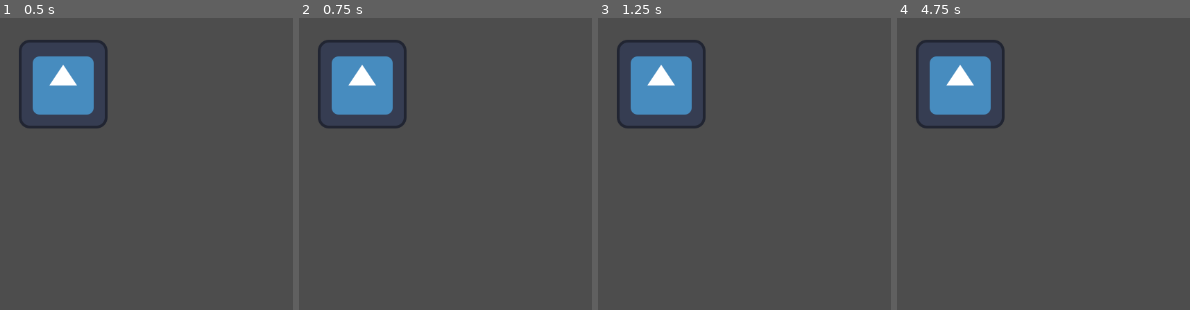
Above: before the commit, frames 1-4 (left to right).
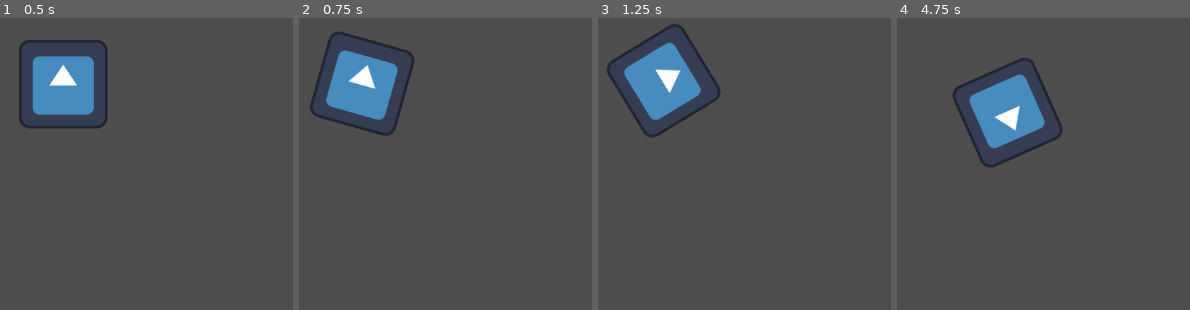
Above: after the commit, the same moments.

Repository: alifeee/space-pirates
Game: Godot game, scene res://NodeScenes/AstroidsTest.tscn
Same seed, same stepped clock (60 frames per second), same inputs: the game is played once before the commit and once after it. The engine's default icon, where the game draws it, is replaced by a stand-in: a white triangle on a blue panel in a dark square.
Inputs (mouse positions are in pixels of both pictures, inside the frame that each line leads up to):
- Up to frame 1 (0.5 s): no input
- Up to frame 2 (0.75 s): tap Enter at 0.5 s; move the mouse to (536, 61) at 0.52 s; hold Right (right, bound only after the commit) from 0.53 s (still down); hold Space (switch_player_control) from 0.53 s (still down); click (536, 61) at 0.67 s
- Up to frame 3 (1.25 s): keep holding Right (right, bound only after the commit); keep holding Space (switch_player_control)
- Up to frame 4 (4.75 s): move the mouse to (outside the picture) at 1.27 s; release Space (switch_player_control) at 1.28 s; tap Space (switch_player_control) at 1.35, 2.85, 4.35 s; move the mouse to (outside the picture) at 2.02 s; release Right (right, bound only after the commit) at 2.03 s; hold Left (left, bound only after the commit) 2.03-2.78 s; hold Space (switch_player_control) 2.03-2.78 s; move the mouse to (920, 175) at 2.77 s; hold Right (right, bound only after the commit) 2.78-4.28 s; click (920, 175) at 2.92 s; move the mouse to (outside the picture) at 3.52 s; hold Space (switch_player_control) 3.53-4.28 s; move the mouse to (outside the picture) at 4.27 s; hold Left (left, bound only after the commit) from 4.28 s (still down)

Frame 1 is identical in both runs. In frame 2, 2.8% of the frame differs, in the area x 3-40%, y 4-41%; in frame 3, 3.7%; in frame 4, 9.2%, in the area x 6-57%, y 7-52%.

Commit message:
Ship can now move at speeds!!!!

Diff:
--- a/Scripts/ShipController.gd
+++ b/Scripts/ShipController.gd
@@ -1,24 +1,39 @@
 extends CharacterBody2D
 
-@export var speed = 400
+@export var max_move_speed = 400.0
 @export var rotation_speed = 1.5
+@export var coal_increase_amount = 1
+@export var coal_burn_rate = 2
+@export var acceleration = 0.5
+@export var deceleration = 0.5
 
-var coal_increase_amount = 10
+var move_speed = 0
 var coal_count = 0
-
 var rotation_direction = 0
 
 func get_input():
 	rotation_direction = Input.get_axis("left", "right")
-	#velocity = -transform.y * Input.get_action_raw_strength("Go!") * speed
-	if(Input.get_action_raw_strength("Go!")):
+	#velocity = -transform.y * Input.get_action_raw_strength("Go!") * move_speed
+	if(Input.is_action_just_pressed("add_coal")):
 		increase_coal(coal_increase_amount)
-		print(coal_count)
 
 func _process(delta):
 	get_input()
 
 func _physics_process(delta):
+	if(coal_count > 0):
+		move_speed += acceleration
+		move_speed = clamp(move_speed, 0, max_move_speed)
+		velocity = -transform.y * move_speed
+		coal_count -= coal_burn_rate * delta
+	else:
+		move_speed -= deceleration
+		move_speed = clamp(move_speed, 0, 400)
+		velocity = -transform.y * move_speed
+		coal_count = 0;
+		if(velocity < Vector2(0,0)):
+			velocity = Vector2(0,0)
+
 	rotation += rotation_direction * rotation_speed * delta
 	move_and_slide()
 
--- a/project.godot
+++ b/project.godot
@@ -42,6 +42,21 @@
 "events": [Object(InputEventKey,"resource_local_to_scene":false,"resource_name":"","device":-1,"window_id":0,"alt_pressed":false,"shift_pressed":false,"ctrl_pressed":false,"meta_pressed":false,"pressed":false,"keycode":0,"physical_keycode":32,"key_label":0,"unicode":32,"echo":false,"script":null)
 ]
 }
+left={
+"deadzone": 0.5,
+"events": [Object(InputEventKey,"resource_local_to_scene":false,"resource_name":"","device":-1,"window_id":0,"alt_pressed":false,"shift_pressed":false,"ctrl_pressed":false,"meta_pressed":false,"pressed":false,"keycode":0,"physical_keycode":4194319,"key_label":0,"unicode":0,"echo":false,"script":null)
+]
+}
+right={
+"deadzone": 0.5,
+"events": [Object(InputEventKey,"resource_local_to_scene":false,"resource_name":"","device":-1,"window_id":0,"alt_pressed":false,"shift_pressed":false,"ctrl_pressed":false,"meta_pressed":false,"pressed":false,"keycode":0,"physical_keycode":4194321,"key_label":0,"unicode":0,"echo":false,"script":null)
+]
+}
+add_coal={
+"deadzone": 0.5,
+"events": [Object(InputEventKey,"resource_local_to_scene":false,"resource_name":"","device":-1,"window_id":0,"alt_pressed":false,"shift_pressed":false,"ctrl_pressed":false,"meta_pressed":false,"pressed":false,"keycode":0,"physical_keycode":32,"key_label":0,"unicode":32,"echo":false,"script":null)
+]
+}
 
 [rendering]
 
